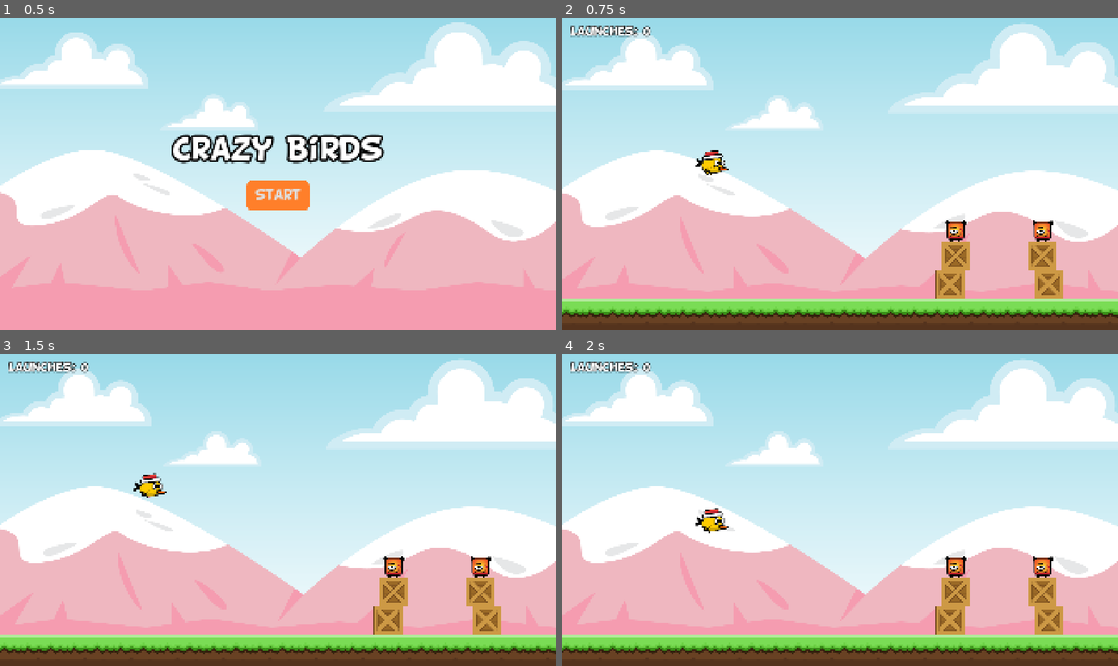
Above: before the commit, frames 1-4 (two rows, left to right).
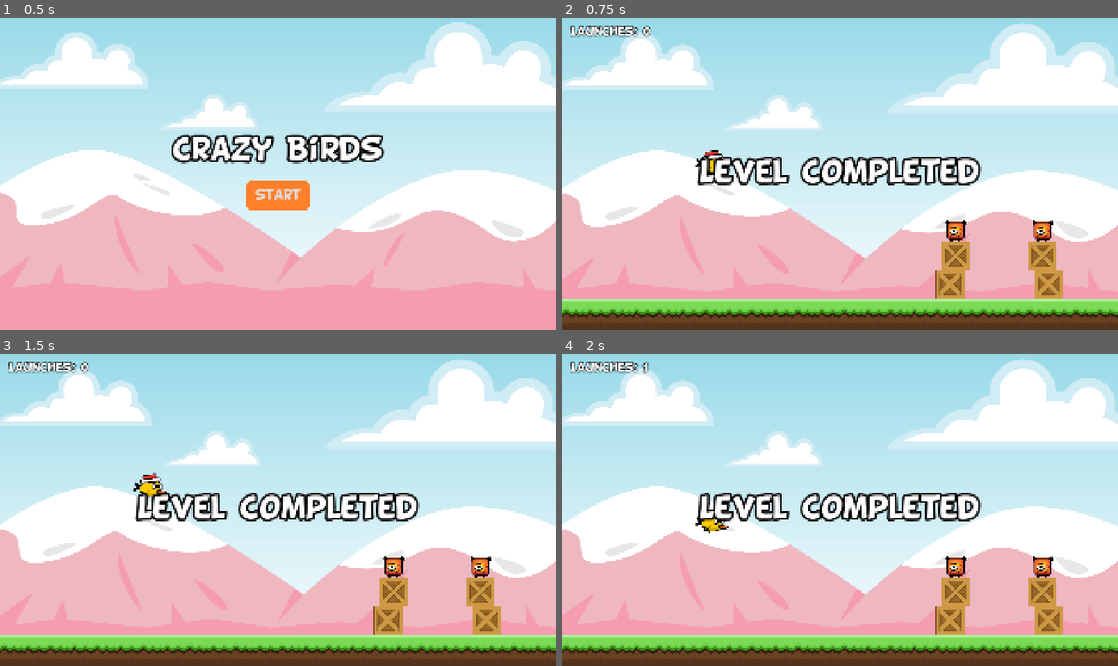
Above: after the commit, the same moments.

Repository: WMinerva/crazy_birds
Game: Godot game, scene res://scenes/ui/main/main.tscn
Two runs of this game, one before a commit and one after it. Both use one fixed random seed, a clock stepped at 60 frames per second and the inputs below.
Inputs (mouse positions are in pixels of both pictures, inside the frame that each line leads up to):
- Up to frame 1 (0.5 s): no input
- Up to frame 2 (0.75 s): click "Start" at 0.5 s
- Up to frame 3 (1.5 s): drag from (150, 500) to (333, 441) at 1.27 s
- Up to frame 4 (2 s): no input

Frame 1 is identical in both runs. In frame 2, 3.7% of the frame differs, in the area x 24-76%, y 44-54%; in frame 3, 3.6%; in frame 4, 3.7%, in the area x 14-76%, y 2-54%.

Commit message:
signal manager

Diff:
--- a/autoloads/game_manager.gd
+++ b/autoloads/game_manager.gd
@@ -9,6 +9,11 @@
 
 var current_level = 0
 var enemies_left = 0
+var launches = 0
+
+
+func increment_launches():
+	launches += 1
 
 
 func set_enemies_left(enemies):
@@ -25,5 +30,6 @@
 	current_level += 1
 	if current_level <= LEVELS.size():
 		get_tree().change_scene_to_packed(LEVELS[current_level])
+		launches = 0
 	else:
 		pass
--- /dev/null
+++ b/autoloads/signal_manager.gd
@@ -0,0 +1,3 @@
+extends Node
+
+signal player_launched
--- a/project.godot
+++ b/project.godot
@@ -21,6 +21,7 @@
 
 [autoload]
 
+SignalManager="*uid://du80tyb154obn"
 GameManager="*uid://d3ewt7133p13y"
 
 [display]
--- a/scenes/player/player.gd
+++ b/scenes/player/player.gd
@@ -59,6 +59,8 @@
 	var force_vector = (start_position - position) * force_multiplier
 	apply_impulse(force_vector)
 	line_2d.visible = false
+	GameManager.increment_launches()
+	SignalManager.player_launched.emit()
 
 
 func _on_sleeping_state_changed() -> void:
--- /dev/null
+++ b/scenes/ui/hud/hud.gd
@@ -0,0 +1,13 @@
+extends Control
+
+@onready var launcheslabel: Label = $MarginContainer/Launcheslabel
+
+
+# Called when the node enters the scene tree for the first time.
+func _ready() -> void:
+	SignalManager.player_launched.connect(_on_player_launched)
+
+
+func _on_player_launched():
+	#launcheslabel.text = "Launches: %d" % GameManager.launches
+	launcheslabel.text = "Launches: " + str(GameManager.launches)
--- a/scenes/ui/hud/hud.tscn
+++ b/scenes/ui/hud/hud.tscn
@@ -1,4 +1,6 @@
 [gd_scene format=3 uid="uid://skix048bmpsn"]
+
+[ext_resource type="Script" uid="uid://da1ioceqe7ehr" path="res://scenes/ui/hud/hud.gd" id="1_bngdn"]
 
 [node name="HUD" type="Control" unique_id=1996511806]
 layout_mode = 3
@@ -8,6 +10,7 @@
 grow_horizontal = 2
 grow_vertical = 2
 mouse_filter = 2
+script = ExtResource("1_bngdn")
 
 [node name="MarginContainer" type="MarginContainer" parent="." unique_id=1299774272]
 layout_mode = 1
@@ -26,3 +29,9 @@
 size_flags_horizontal = 0
 size_flags_vertical = 0
 text = "Launches: 0"
+
+[node name="LevelCompletedLabel" type="Label" parent="MarginContainer" unique_id=1436693047]
+layout_mode = 2
+size_flags_horizontal = 4
+theme_type_variation = &"HeaderLarge"
+text = "Level completed"
Not shown, added: autoloads/signal_manager.gd.uid
Not shown, added: scenes/ui/hud/hud.gd.uid
